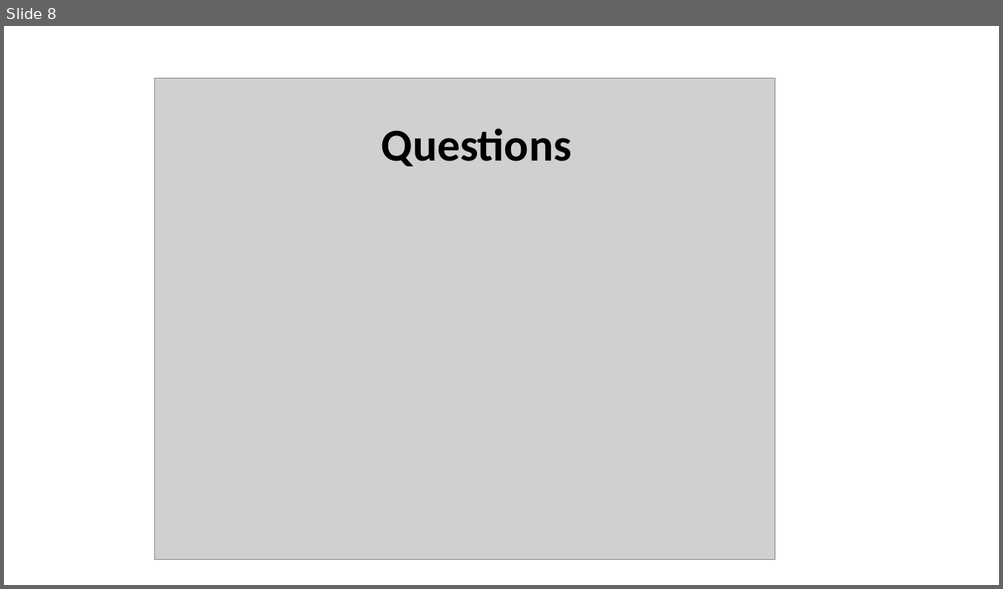
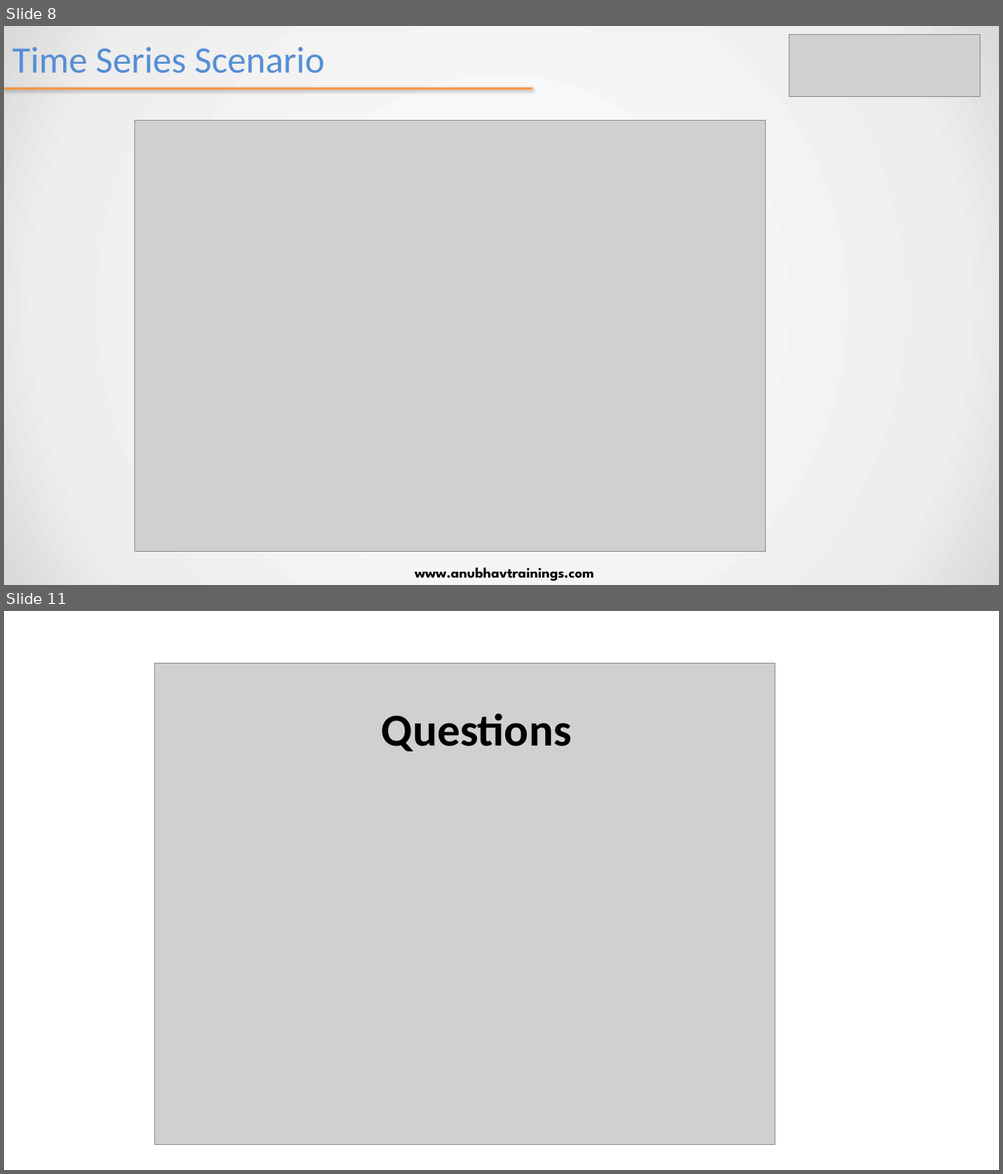
Before and after one commit to soyuztechnologies/SAC_SaamaTechnologies, a slide deck: day 9/SAC_Training Day 9.pptx. Shown one above the other, each under a label of ours: slide 8 before the commit, slides 8 and 11 after it; the slides between them are not shown. The pictures are 1003x589 and 1003x1174 pixels, drawn with LibreOffice and Linux fonts; fonts in the diff are those of the drawing; grey boxes stand for pictures. Boxes give left, top, right and bottom in pixels: in the first picture for what was removed or moved away, otherwise in the second. Text is boxed around its words. In the diff, an @@ line names an element or a change of style, - is before the commit and + after.

```diff
--- a/day 9/SAC_Training Day 9.pptx
+++ b/day 9/SAC_Training Day 9.pptx
@@ slide 8 added at (4,26,999,585), background gradient #FFFFFF to #EEEEEE to #D9D9D9 @@
@@ title added at (12,47,324,73), 36 pt, text #558ED5 @@
+Time Series Scenario
@@ picture added at (790,35,980,97) @@
@@ line added from (4, 89) to (533, 89), #F79646 2 pt @@
@@ picture added at (134,121,765,552) @@
@@ text added at (415,568,594,582), 14 pt, text #000000, bold @@
+www.anubhavtrainings.com
@@ what was slide 8 is now slide 11 @@
```
Also in this commit, not shown: 6 slides changed, 2 other slides added, 4 other files.
